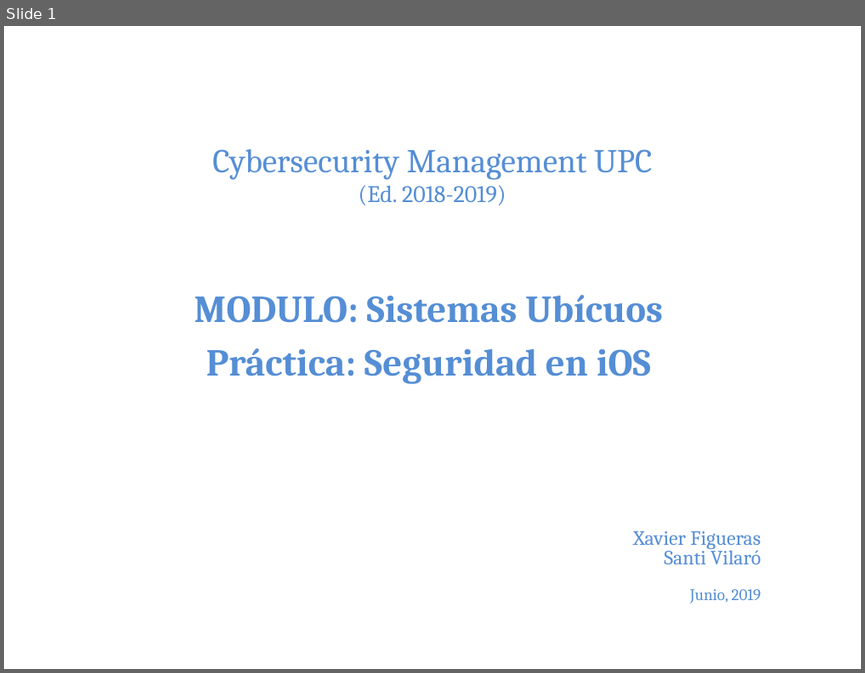
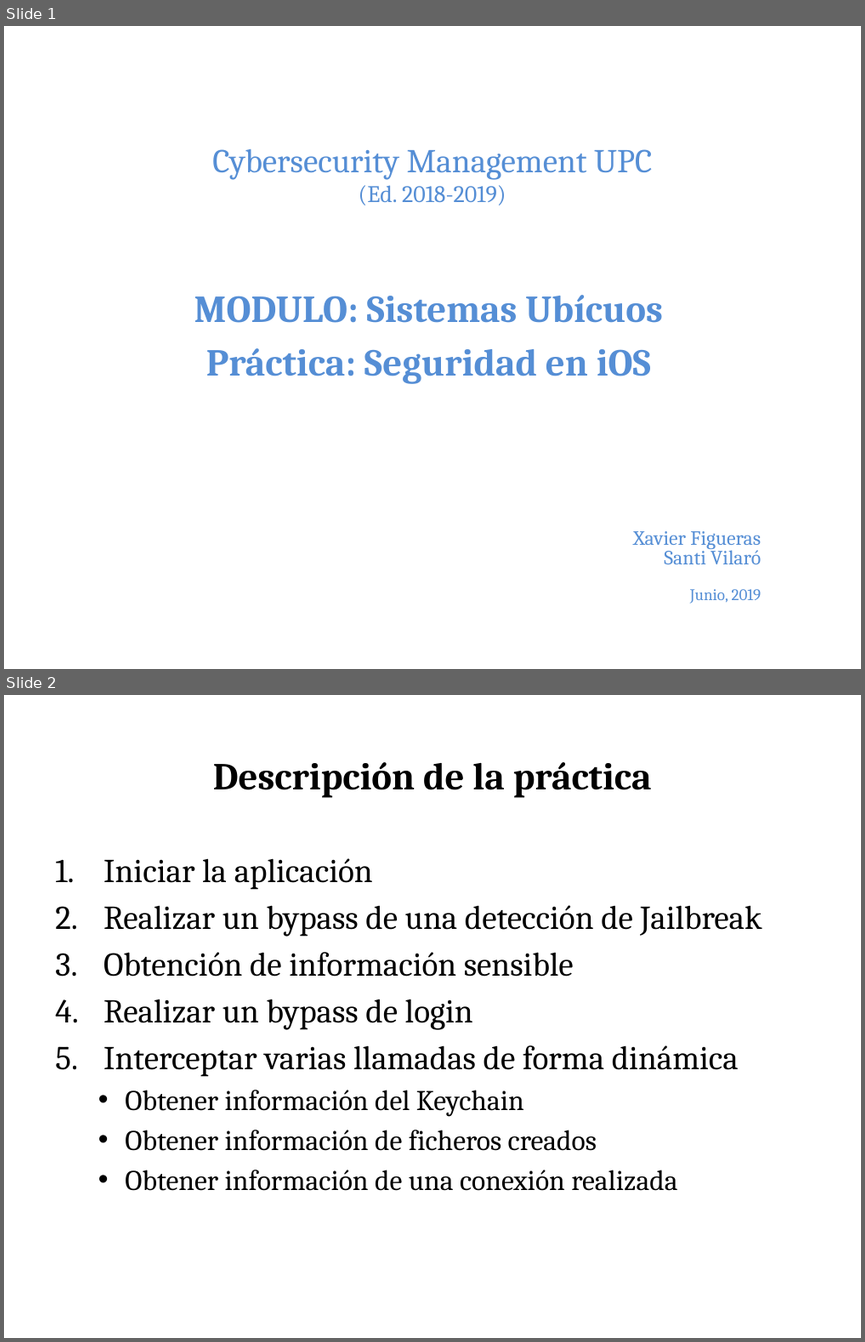
Before and after one commit to press1key/Sistemas-Ubicuos, a slide deck: Cybersecurity Management UPC - Sistemas Ubicuos iOS.pptx. Shown one above the other, each under a label of ours: slide 1 before the commit, slides 1 and 2 after it. The pictures are 865x673 and 865x1342 pixels, drawn with LibreOffice and Linux fonts; fonts in the diff are those of the drawing. Boxes give left, top, right and bottom in pixels: in the first picture for what was removed or moved away, otherwise in the second. Text is boxed around its words. In the diff, an @@ line names an element or a change of style, - is before the commit and + after.

```diff
--- a/Cybersecurity Management UPC - Sistemas Ubicuos iOS.pptx
+++ b/Cybersecurity Management UPC - Sistemas Ubicuos iOS.pptx
@@ slide 2 added at (x1=4, y1=695, x2=861, y2=1338), background #FFFFFF @@
@@ title added at (x1=213, y1=762, x2=652, y2=798), 32 pt, text #000000, bold @@
+Descripción de la práctica
@@ text added at (x1=103, y1=858, x2=761, y2=1191), 28 pt, text #000000 @@
+1. Iniciar la aplicación
+2. Realizar un bypass de una detección de Jailbreak
+3. Obtención de información sensible
+4. Realizar un bypass de login
+5. Interceptar varias llamadas de forma dinámica
+  • Obtener información del Keychain
+  • Obtener información de ficheros creados
+  • Obtener información de una conexión realizada
```
Also in this commit, not shown: 1 slide changed, 1 other slide added, 1 slide removed.
